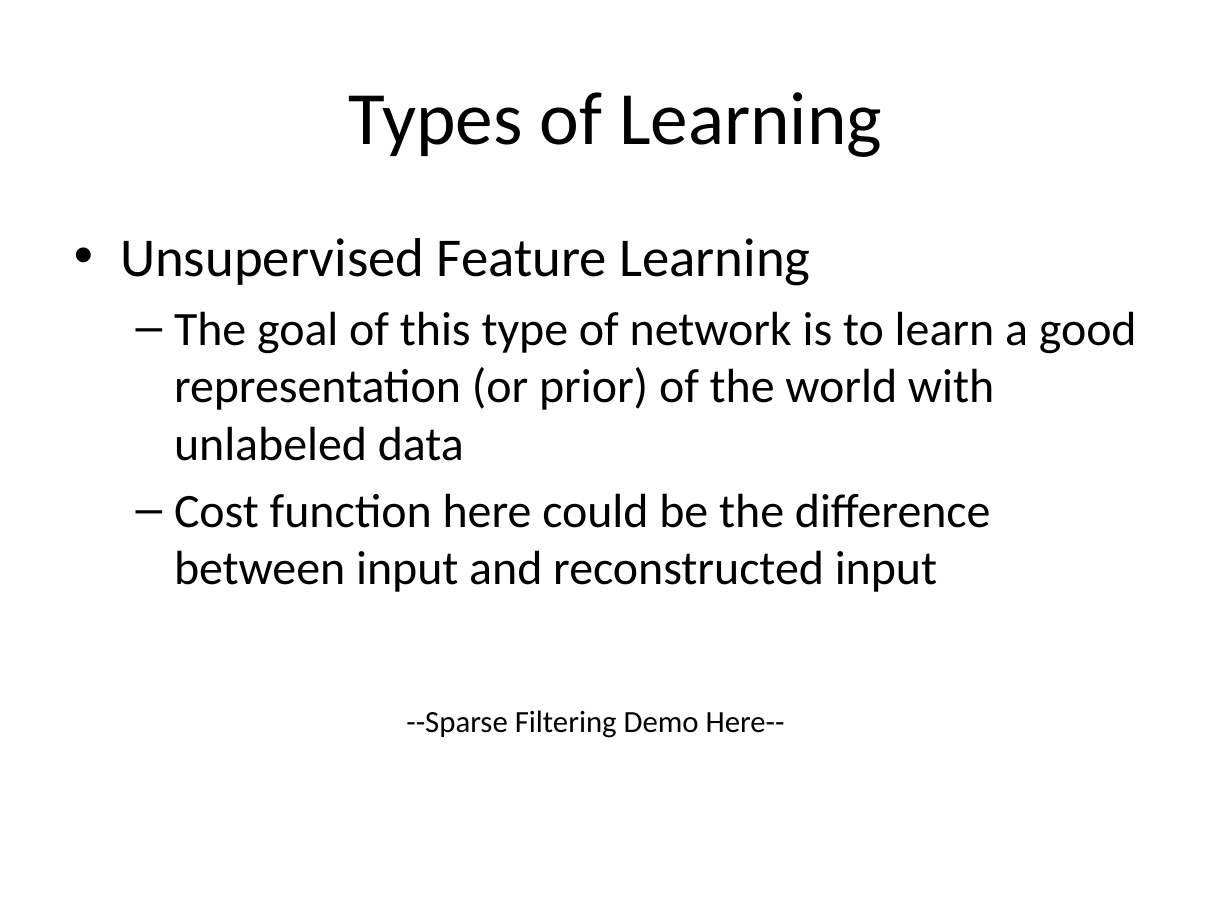
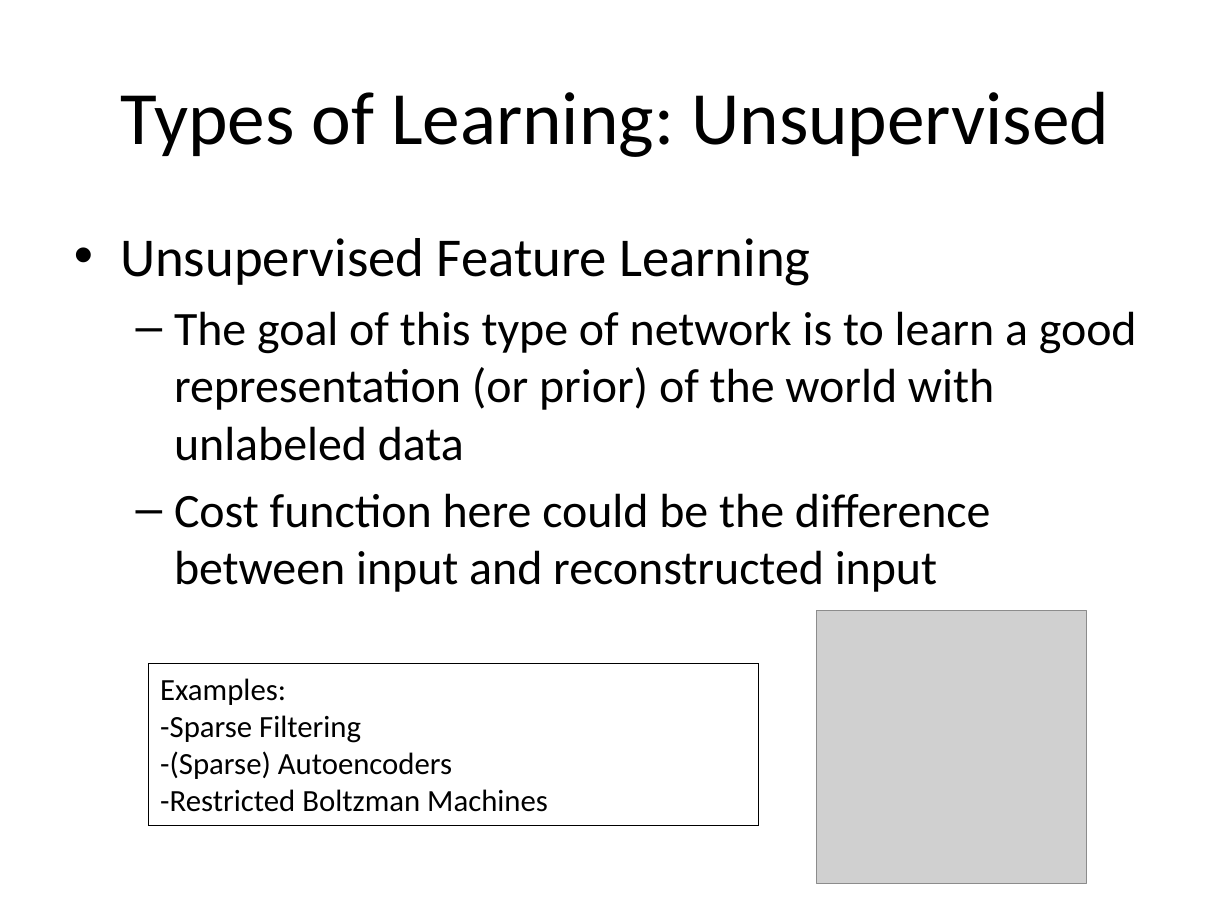
Before and after one commit to dlacombejr/MPCR_demo, a slide deck: slide 9 of aNN_presentation.pptx (slide 17 before the commit). Drawn at 1232x924 pixels with LibreOffice and Linux fonts; fonts in the diff are those of the drawing; grey boxes stand for pictures. Boxes give left, top, right and bottom in pixels: in the first picture for what was removed or moved away, otherwise in the second. Text is boxed around its words. In the diff, an @@ line names an element or a change of style, - is before the commit and + after.

```diff
--- a/aNN_presentation.pptx
+++ b/aNN_presentation.pptx
@@ title at (x1=121, y1=91, x2=1109, y2=157): text changed @@
-Types of Learning
+Types of Learning: Unsupervised
@@ picture added at (x1=817, y1=610, x2=1087, y2=883) @@
@@ rectangle added at (x1=148, y1=664, x2=758, y2=825), outline #000000 0.75 pt, 18 pt, text #000000 @@
+Examples:
+-Sparse Filtering
+-(Sparse) Autoencoders
+-Restricted Boltzman Machines
@@ text removed at (x1=406, y1=710, x2=785, y2=738) @@
---Sparse Filtering Demo Here--
```
Also in this commit, not shown: 12 other slides changed, 9 slides added, 3 other files.
